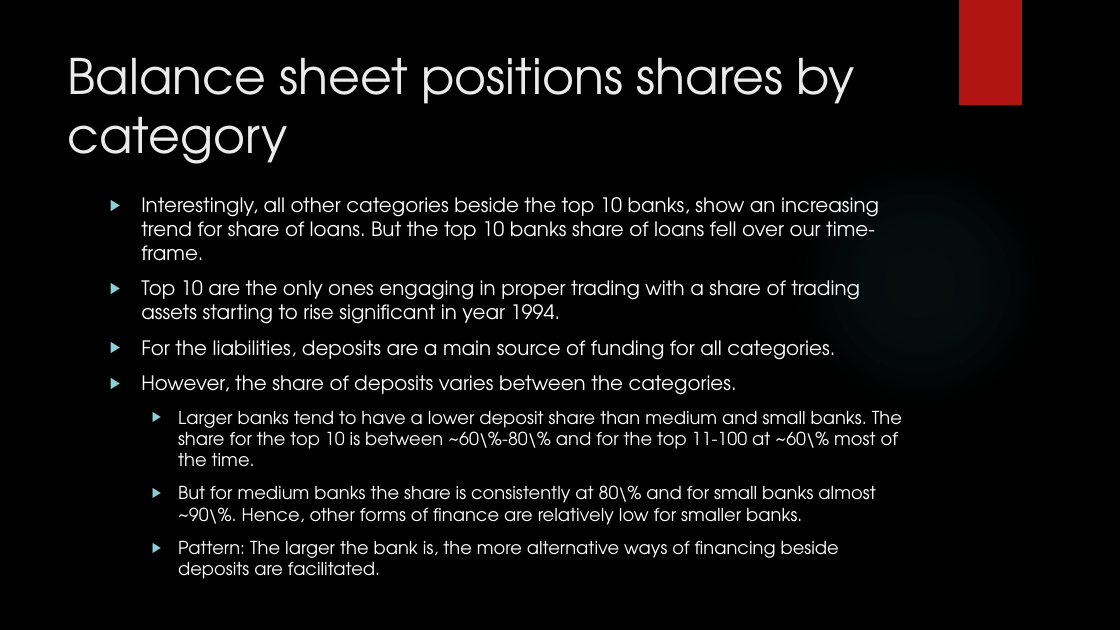
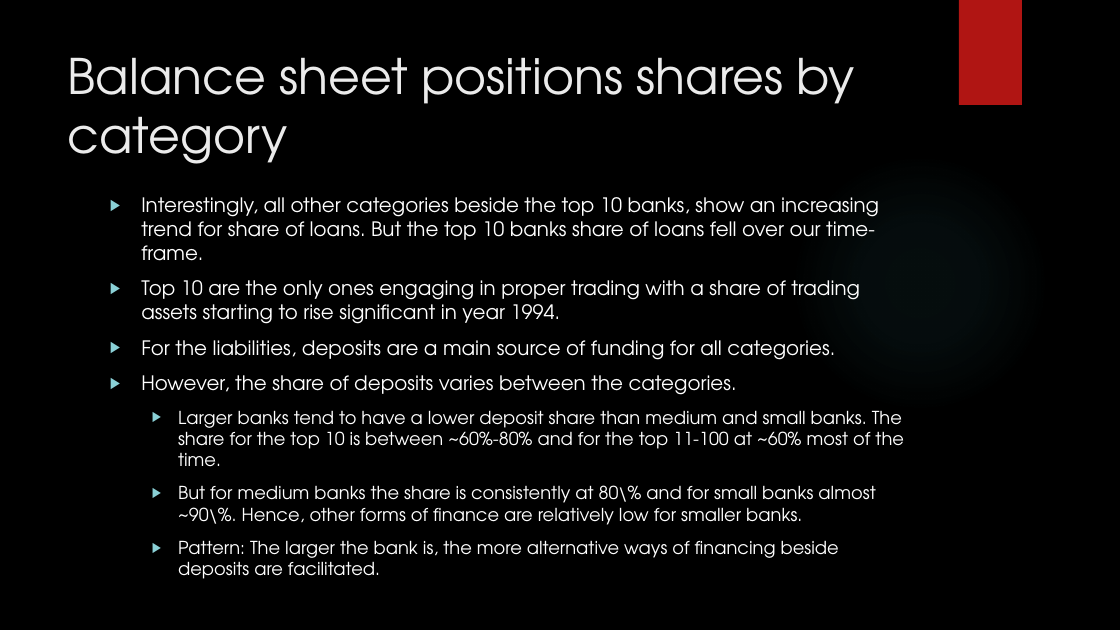
Before and after one commit to Alex-Telonic/BachelorThesisASch, a slide deck: slide 11 of Präsentation/US Commercial Banks.pptx. Drawn at 1120x630 pixels with LibreOffice and Linux fonts; fonts in the diff are those of the drawing; background and template pictures are left out. Boxes give left, top, right and bottom in pixels: in the first picture for what was removed or moved away, otherwise in the second. Text is boxed around its words. In the diff, an @@ line names an element or a change of style, - is before the commit and + after.

```diff
--- a/Präsentation/US Commercial Banks.pptx
+++ b/Präsentation/US Commercial Banks.pptx
@@ text at box(178, 410, 904, 467): text changed @@
-  ▶ Larger banks tend to have a lower deposit share than medium and small banks. The share for the top 10 is between ~60\%-80\% and for the top 11-100 at ~60\% most of the time.
+  ▶ Larger banks tend to have a lower deposit share than medium and small banks. The share for the top 10 is between ~60%-80% and for the top 11-100 at ~60% most of the time.
```
Also in this commit, not shown: 3 other slides changed, 10 other files.
